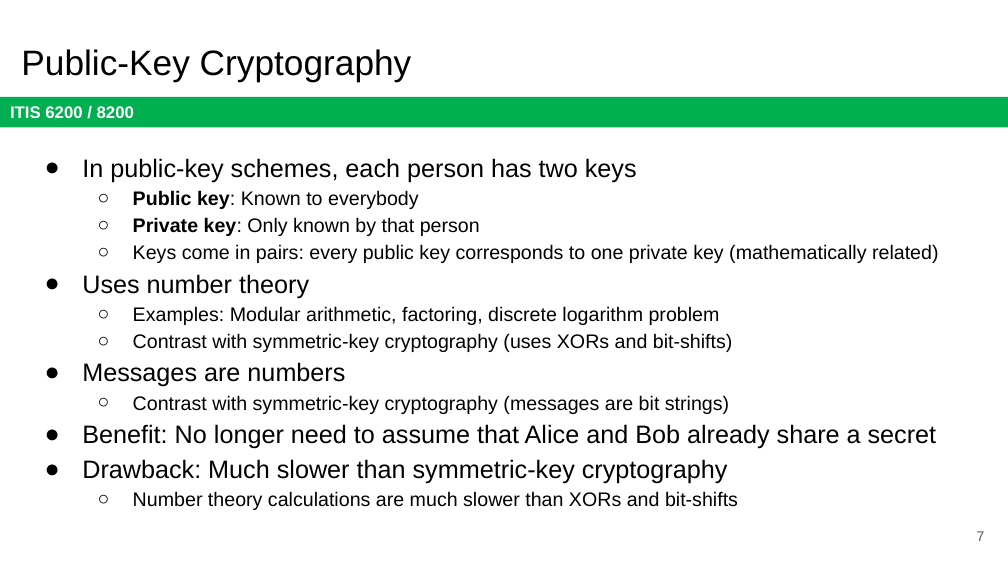
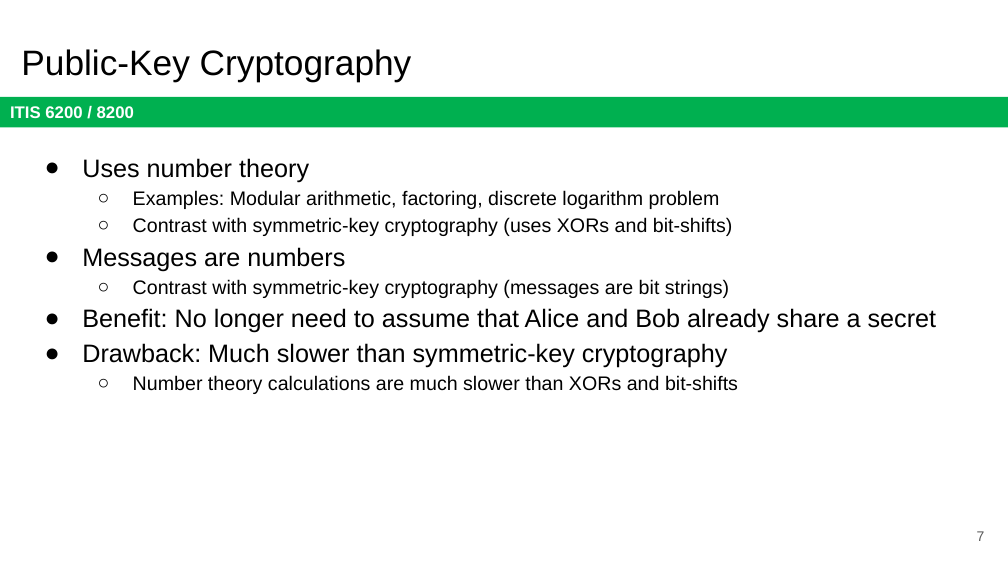
Before and after one commit to jx5c/github.io, a slide deck: slide 7 of teaching/ITIS6200/2023fa/lectures/lec06.pptx. Drawn at 1008x567 pixels with LibreOffice and Linux fonts; fonts in the diff are those of the drawing. Boxes give left, top, right and bottom in pixels: in the first picture for what was removed or moved away, otherwise in the second. Text is boxed around its words. In the diff, an @@ line names an element or a change of style, - is before the commit and + after.

```diff
--- a/teaching/ITIS6200/2023fa/lectures/lec06.pptx
+++ b/teaching/ITIS6200/2023fa/lectures/lec06.pptx
@@ text at [82,158,939,263]: paragraphs removed @@
-● In public-key schemes, each person has two keys
-  ○ Public key: Known to everybody
-  ○ Private key: Only known by that person
-  ○ Keys come in pairs: every public key corresponds to one private key (mathematically related)
```
Also in this commit, not shown: 13 other slides changed, 5 slides added, 3 slides removed, 3 other files.
